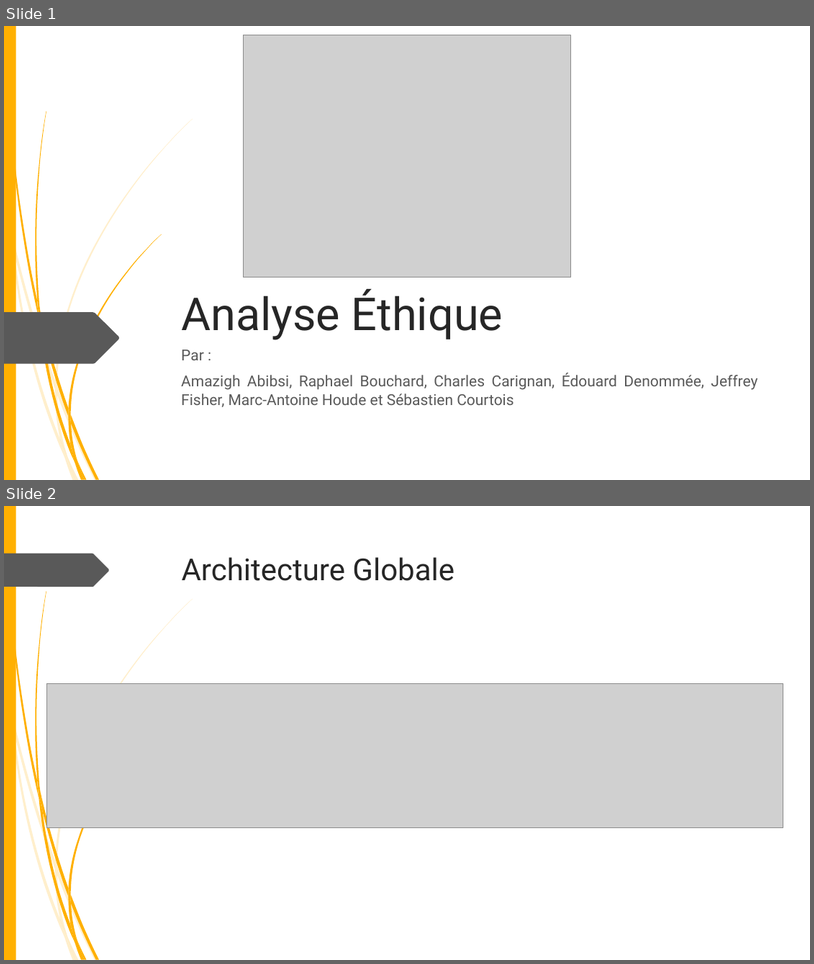
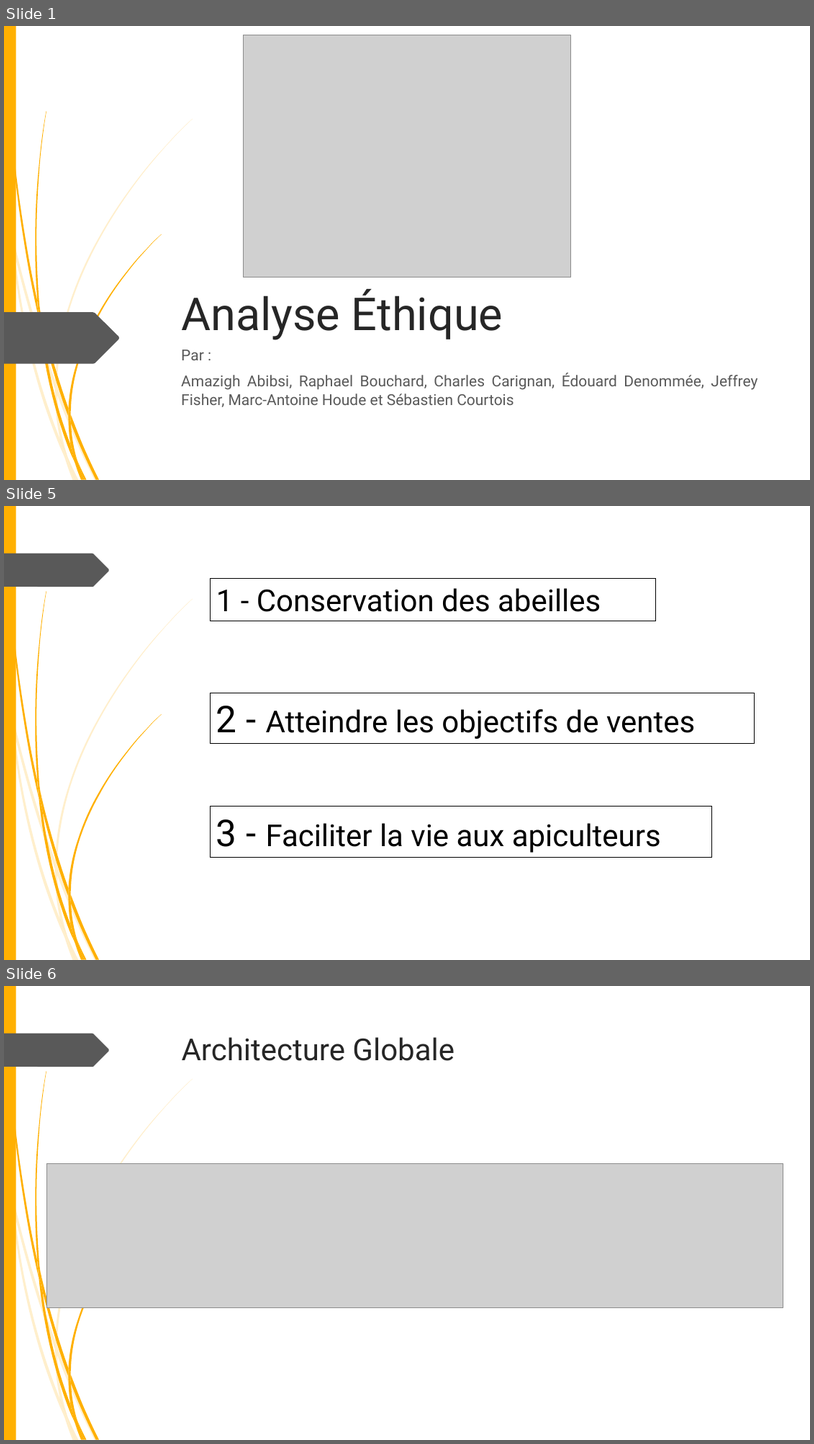
Before and after one commit to fisj2002/Projet_S6_Documentation, a slide deck: Présentation Éthique.pptx. Shown one above the other, each under a label of ours: slides 1 and 2 before the commit, slides 1, 5 and 6 after it; the slides between them are not shown. The pictures are 814x964 and 814x1444 pixels, drawn with LibreOffice and Linux fonts; fonts in the diff are those of the drawing; grey boxes stand for pictures; background and template pictures are left out. Boxes give left, top, right and bottom in pixels: in the first picture for what was removed or moved away, otherwise in the second. Text is boxed around its words. In the diff, an @@ line names an element or a change of style, - is before the commit and + after.

```diff
--- a/Présentation Éthique.pptx
+++ b/Présentation Éthique.pptx
@@ slide 5 added at (4, 506, 810, 960), background #FFFFFF; not listed: 24 template elements that a slide beside it also shows @@
@@ rectangle added at (211, 579, 656, 621), outline #000000 0.75 pt, 36 pt, text #000000 @@
+1 - Conservation des abeilles
@@ rectangle added at (211, 692, 755, 743), outline #000000 0.75 pt, 36 pt, text #000000 @@
+2 - Atteindre les objectifs de ventes
@@ rectangle added at (211, 806, 712, 857), outline #000000 0.75 pt, 36 pt, text #000000 @@
+3 - Faciliter la vie aux apiculteurs
@@ what was slide 2 is now slide 6 @@
```
Also in this commit, not shown: 1 slide changed, 3 other slides added.
